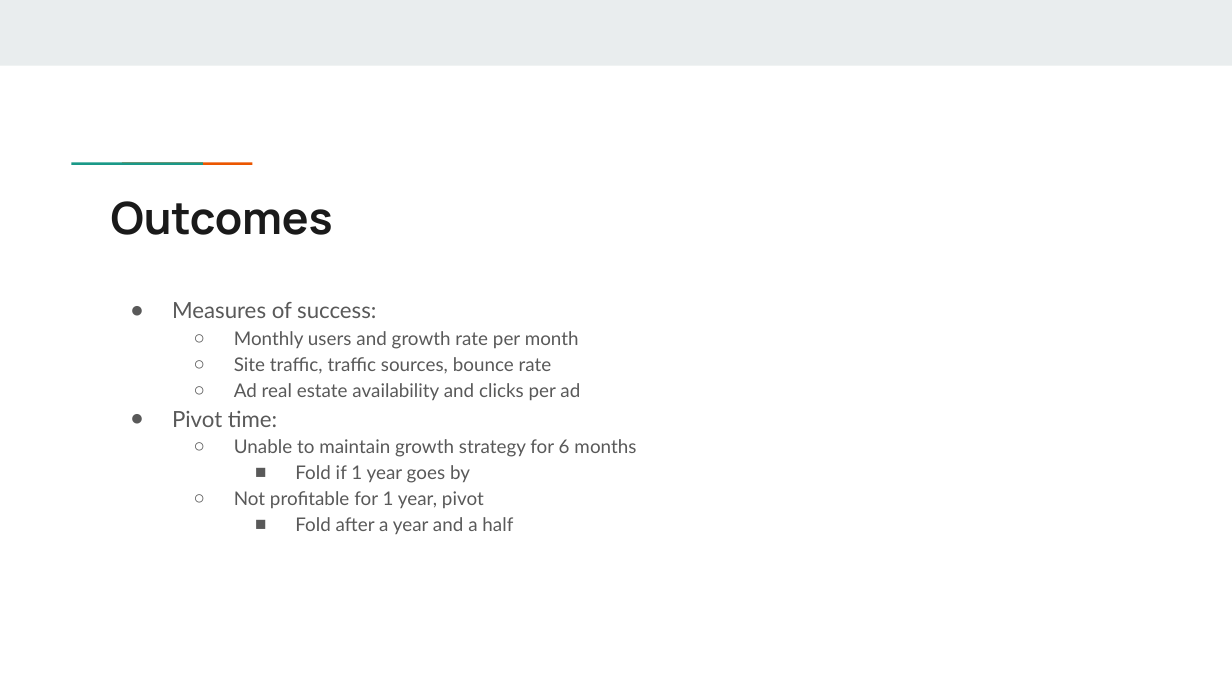
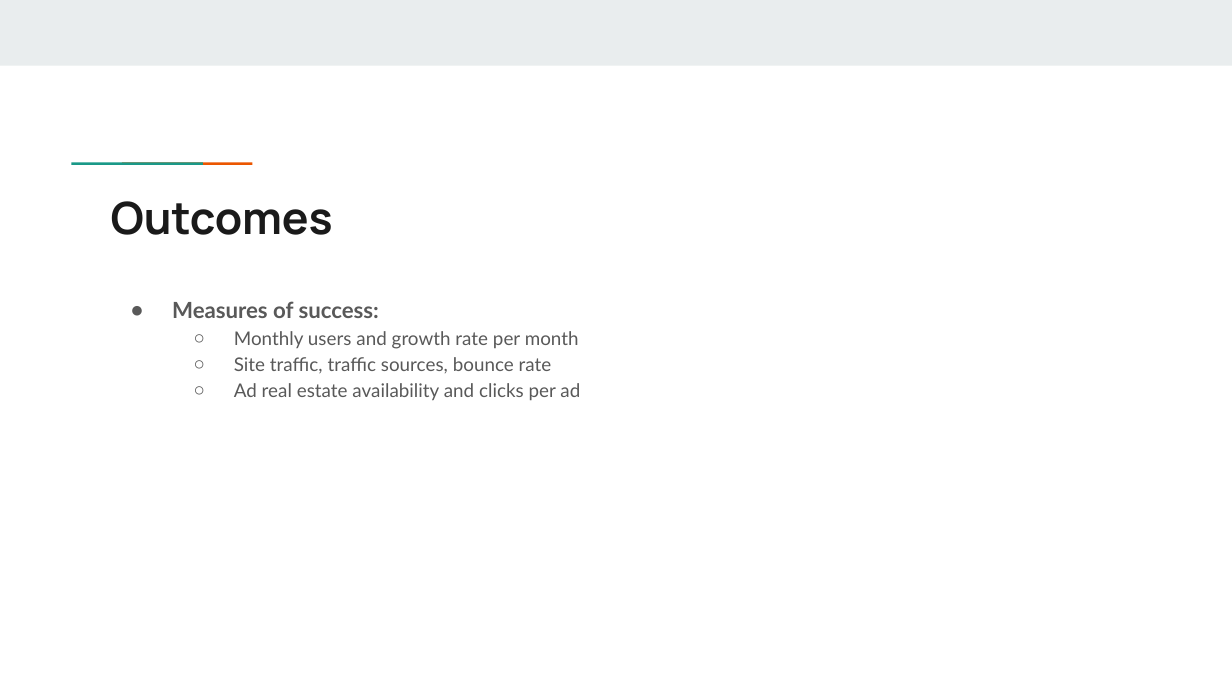
Before and after one commit to charlieboggus/PDFBox, a slide deck: slide 14 of 3610 Presentation.pptx (slide 13 before the commit). Drawn at 1232x693 pixels with LibreOffice and Linux fonts; fonts in the diff are those of the drawing. Boxes give left, top, right and bottom in pixels: in the first picture for what was removed or moved away, otherwise in the second. Text is boxed around its words. In the diff, an @@ line names an element or a change of style, - is before the commit and + after.

```diff
--- a/3610 Presentation.pptx
+++ b/3610 Presentation.pptx
@@ text at (172, 301, 379, 318): bold on in "Measures of success:" @@
@@ text at (172, 411, 636, 534): paragraphs removed @@
-● Pivot time:
-  ○ Unable to maintain growth strategy for 6 months
-    ■ Fold if 1 year goes by
-  ○ Not profitable for 1 year, pivot
-    ■ Fold after a year and a half
```
Also in this commit, not shown: 3 other slides changed, 1 slide added, 1 other file.
